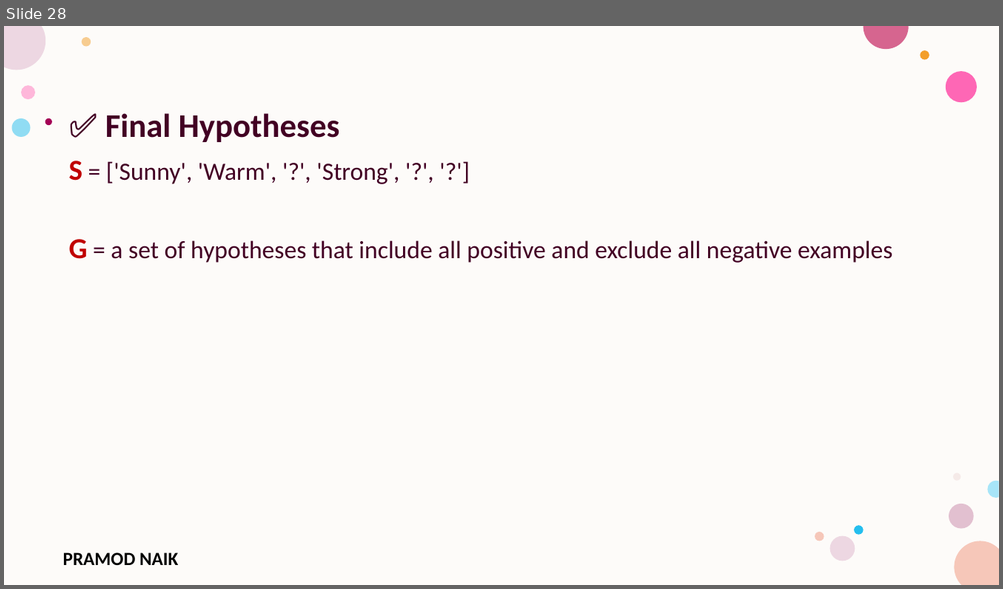
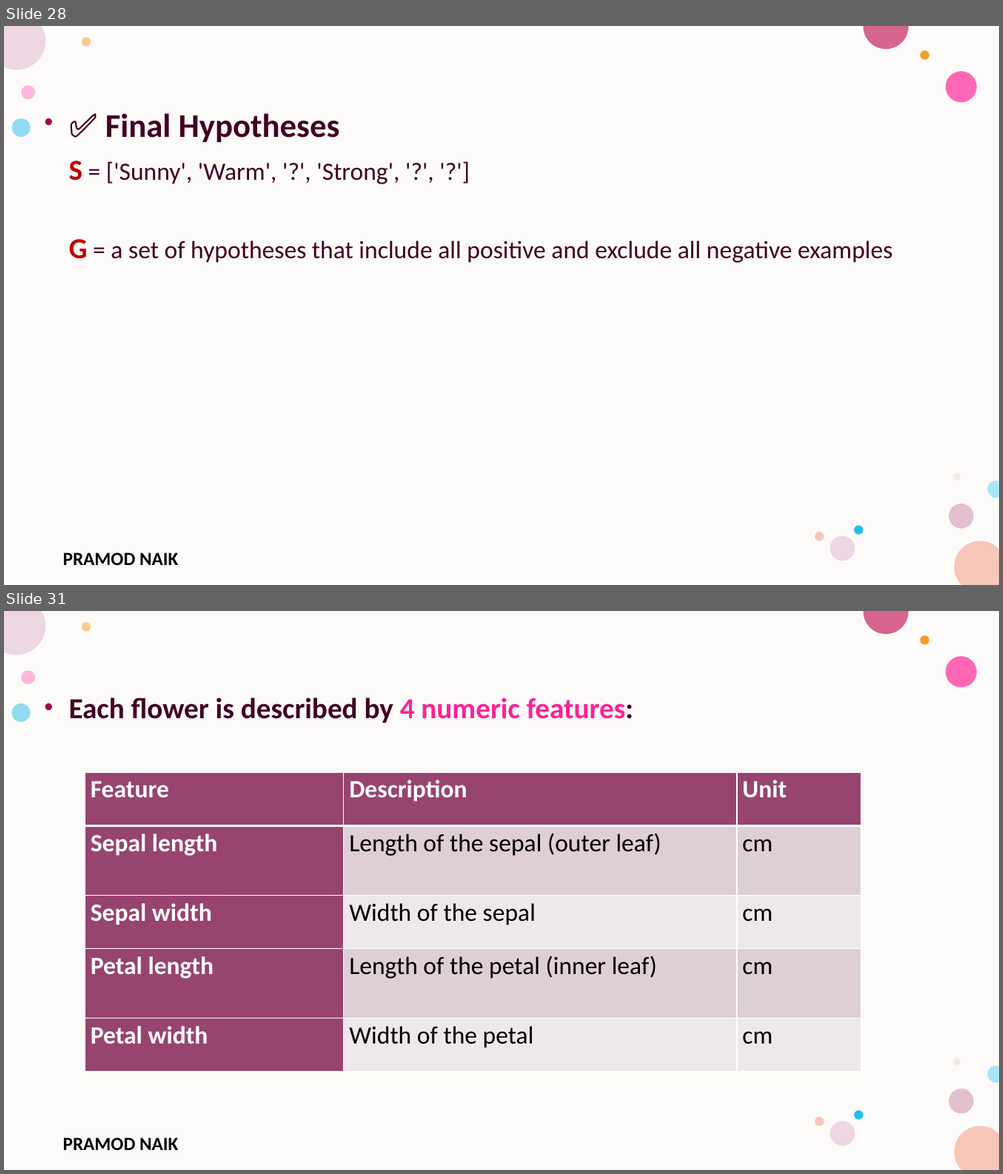
Before and after one commit to PRAMODNAIK-DEV/MCA-2nd-Sem-ML-Data-Analytics-Shridevi-College, a slide deck: Lab Programs/Lab Program-Algorithms.pptx. Shown one above the other, each under a label of ours: slide 28 before the commit, slides 28 and 31 after it; the slides between them are not shown. The pictures are 1003x589 and 1003x1174 pixels, drawn with LibreOffice and Linux fonts; fonts in the diff are those of the drawing; background and template pictures are left out. Boxes give left, top, right and bottom in pixels: in the first picture for what was removed or moved away, otherwise in the second. Text is boxed around its words. In the diff, an @@ line names an element or a change of style, - is before the commit and + after.

```diff
--- a/Lab Programs/Lab Program-Algorithms.pptx
+++ b/Lab Programs/Lab Program-Algorithms.pptx
@@ slide 31 added at (4,611,999,1170), background #FFFFFF; not listed: 17 template elements that a slide beside it also shows @@
@@ text added at (69,698,633,723), 28 pt, text #420023, bold @@
+Each flower is described by 4 numeric features:
@@ table added at (85,772,861,1071), 5 rows, 3 columns @@
+Feature | Description | Unit
+Sepal length | Length of the sepal (outer leaf) | cm
+Sepal width | Width of the sepal | cm
+Petal length | Length of the petal (inner leaf) | cm
+Petal width | Width of the petal | cm
```
Also in this commit, not shown: 16 other slides added, 2 other files.
